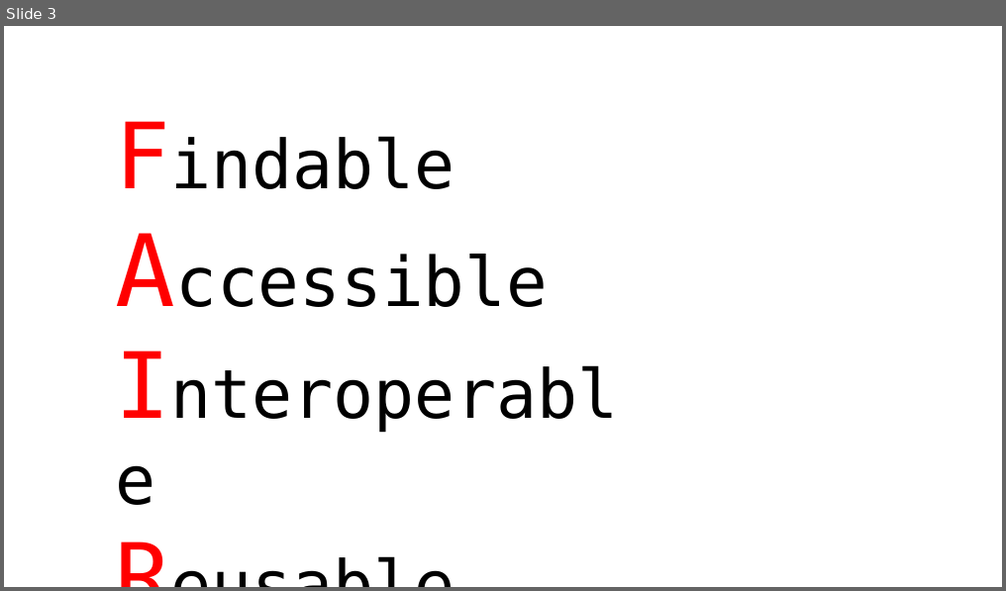
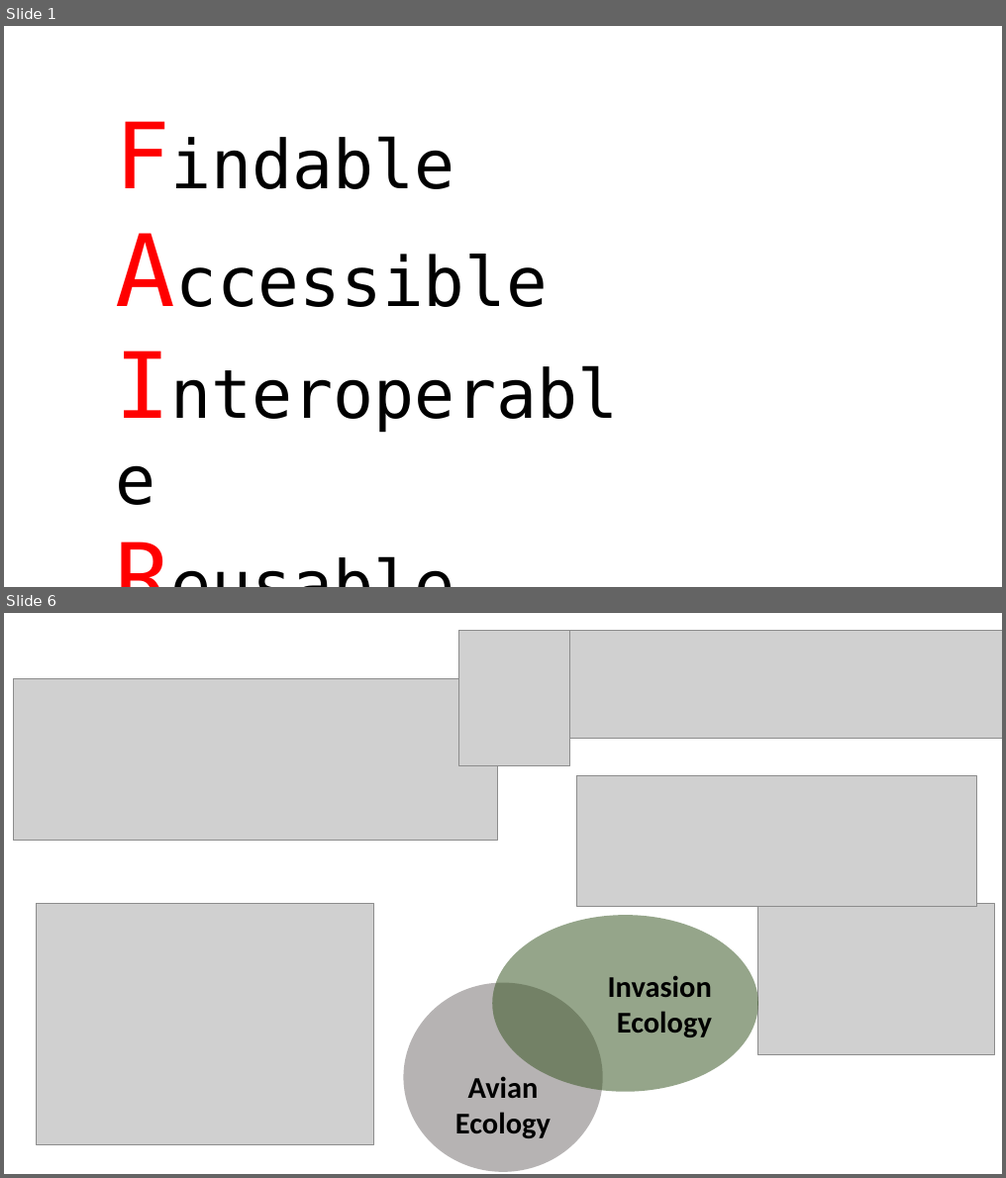
Before and after one commit to trashbirdecology/presentations, a slide deck: uflorida2019/images/efforts.pptx. Shown one above the other, each under a label of ours: slide 3 before the commit, slides 1 and 6 after it; the slides between them are not shown. The pictures are 1006x591 and 1006x1178 pixels, drawn with LibreOffice and Linux fonts; fonts in the diff are those of the drawing; grey boxes stand for pictures. Boxes give left, top, right and bottom in pixels: in the first picture for what was removed or moved away, otherwise in the second. Text is boxed around its words. In the diff, an @@ line names an element or a change of style, - is before the commit and + after.

```diff
--- a/uflorida2019/images/efforts.pptx
+++ b/uflorida2019/images/efforts.pptx
@@ slide 6 added at <box>4,613,1002,1174</box>, background #FFFFFF @@
@@ picture added at <box>459,630,570,765</box> @@
@@ picture added at <box>552,630,1002,738</box> @@
@@ picture added at <box>13,679,498,841</box> @@
@@ picture added at <box>577,776,977,906</box> @@
@@ picture added at <box>37,903,374,1146</box> @@
@@ picture added at <box>758,903,994,1056</box> @@
@@ ellipse added at <box>492,916,757,1092</box>, fill #385723 at 53% opacity, 29 pt, text #000000, bold @@
+Invasion Ecology
@@ ellipse added at <box>404,983,603,1172</box>, fill #767171 at 53% opacity, 29 pt, text #000000, bold @@
+Avian Ecology
@@ what was slide 3 is now slide 1 @@
```
Also in this commit, not shown: 12 other slides added, 2 slides removed, 30 other files.
